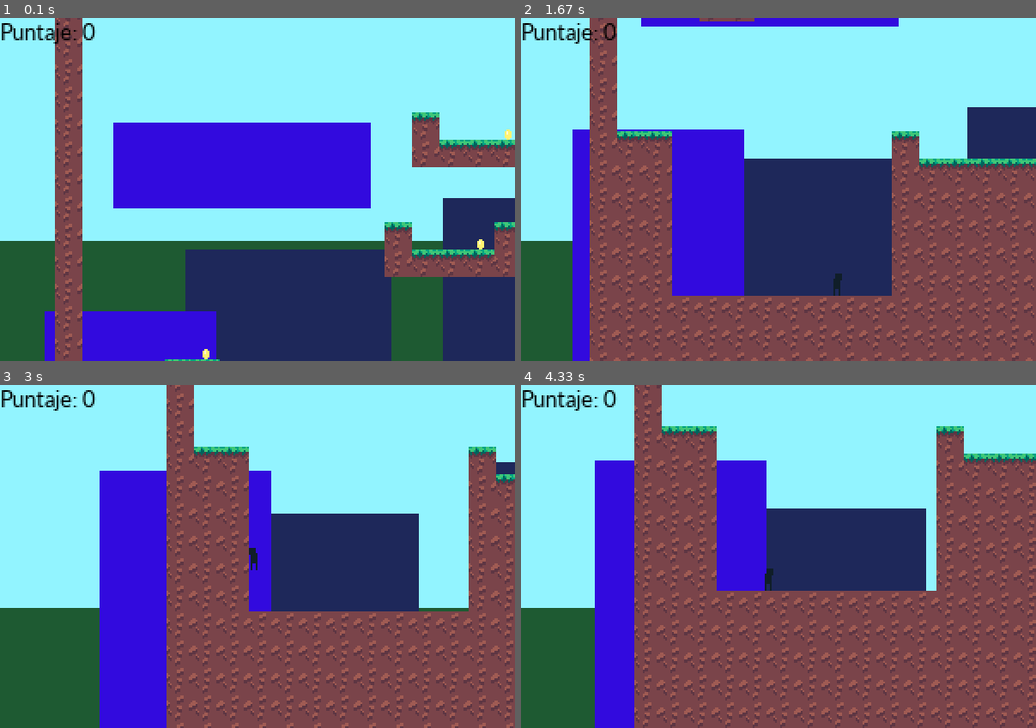
Above: before the commit, frames 1-4 (two rows, left to right).
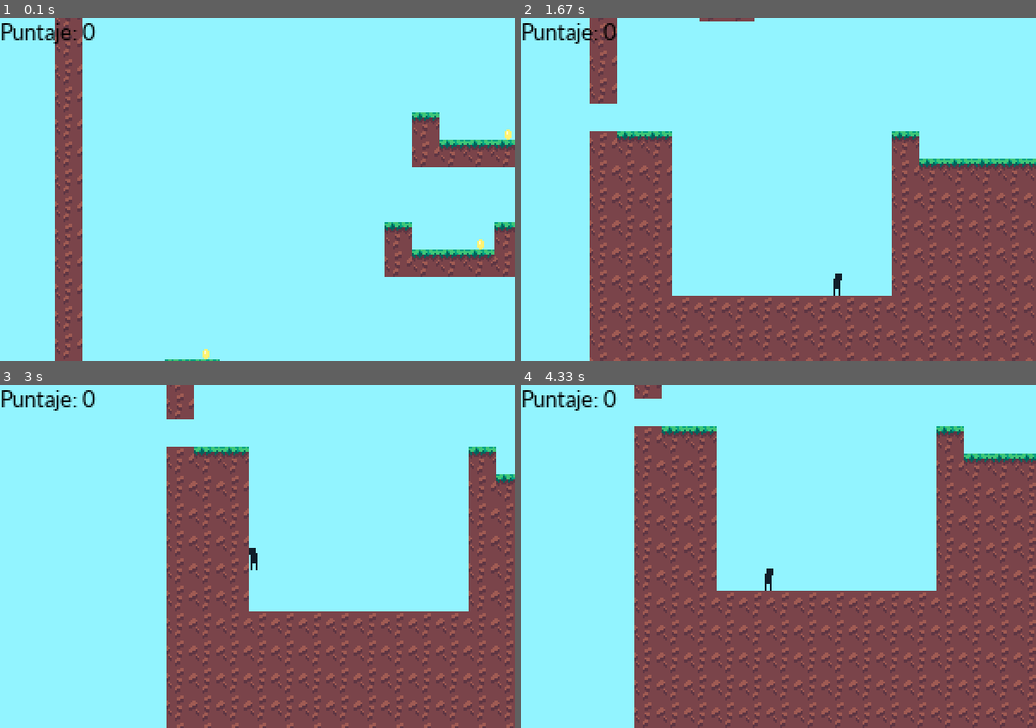
Above: after the commit, the same moments.

Repository: Kyozons/PasswordValidator
Game: pygame game, started from pygames/project_1/project.py
The game is run twice, just before and just after one commit, with the same random seed, the same clock (stepped at 60 frames per second) and the same inputs.
Inputs:
- Up to frame 1 (0.1 s): no input
- Up to frame 2 (1.67 s): hold Right 0.33-0.8 s; hold Up 0.83-1.13 s; hold Right 1.17-1.63 s
- Up to frame 3 (3 s): hold Left 1.67-2.2 s; hold Left 2.23-2.63 s; hold Up from 2.67 s (still down)
- Up to frame 4 (4.33 s): release Up at 3.03 s; hold Right 3.07-3.7 s; hold Left 3.73-4.2 s; hold Right from 4.23 s (still down)

The runs differ from the first frame. In frame 1, 45% of the frame differs, in the area x 0-100%, y 30-100%; in frame 2, 28%; in frame 3, 27%; in frame 4, 22%.

Commit message:
lotta changes

Diff:
--- a/pygames/project_1/data/myEngine.py
+++ b/pygames/project_1/data/myEngine.py
@@ -2,7 +2,8 @@
 
 def load_map(path):
     '''Takes a string with the name of the map to load.
-    returns a list of lists with the map info to render the tiles.'''
+    returns a list of lists with the map info to render
+    the tiles.'''
     with open(path + '.txt', 'r') as f:
 
         data = f.read()
@@ -14,7 +15,8 @@
 
 
 def collision_test(rect, tiles):
-    '''Test the given collider(Rect object) against the tiles and return a list for every tile that hits.'''
+    '''Test the given collider(Rect object) against the
+    tiles and return a list for every tile that hits.'''
     hit_list = []
     for tile in tiles:
         if rect.colliderect(tile):
@@ -23,8 +25,11 @@
 
 
 def move(rect, movement, tiles):
-    '''Takes the collider(Rect object) that want to move, the movement that you want to apply and the tiles list of your game.
-    Then returns the collider with the new coordinates to move and the type of collision that it makes with that movement.'''
+    '''Takes the collider(Rect object) that want to move,
+    the movement that you want to apply and the tiles
+    list of your game.Then returns the collider with the
+    new coordinates to move and the type of collision that
+    it makes with that movement.'''
     collision_type = {'right': False, 'left': False, 'top': False, 'bottom': False}
     rect.x += movement[0]
     hit_list = collision_test(rect, tiles)
@@ -45,3 +50,24 @@
             rect.top = tile.bottom
             collision_type['top'] = True
     return rect, collision_type
+
+
+def load_image(path,filename,x,y):
+    """Takes the path and filename of the image to load
+    and return the image object and image rect.
+    The x and y arguments are for setting the initial
+    position of the image."""
+    fullname = os.path.join(path, filename)
+    try:
+        image = pygame.image.load(fullname)
+        if image.get_alpha() is None:
+            image = image.convert()
+        else:
+            image = image.convert_alpha()
+        image_rect = image.get_rect()
+        image_rect.x = x
+        image_rect.y = y
+    except pygame.error as message:
+        print('No se pudo cargar la imagen ', fullname)
+        raise SystemExit(message)
+    return image, image_rect
--- a/pygames/project_1/map.txt
+++ b/pygames/project_1/map.txt
@@ -18,9 +18,9 @@
 1000000000000000000000000000000000000000110000221
 1000000000000000000000000000000022222220110000001
 1000000000000000000000000000000011111110112200001
-1000000000000000000000000000000011111110110000001
+0000000000000000000000000000000011111110110000001
 1220000000020000000000000000222211111110110000001
-1110000000012222222222222222111111111110110000001
+1110000000012222222222222222111111111110110000000
 1110000000011111111111111111111111111110112222221
 1110000000011111111111111111111111111110111111111
 1110000000011111111111111111111111111110111111111
--- /dev/null
+++ b/pygames/project_1/pong.py
@@ -0,0 +1,47 @@
+try:
+    import sys
+    import random
+    import math
+    import os
+    import getopt
+    import pygame
+    from data import myEngine as e
+    from socket import *
+    from pygame.locals import *
+except ImportError as err:
+    print(f'No se pudo importar {err}')
+    sys.exit(2)
+
+pygame.init()
+
+SCREEN_SIZE = (600,400)
+
+screen = pygame.display.set_mode((SCREEN_SIZE), 0,32)
+
+display = pygame.Surface((300,200))
+
+coin_image, coin_rect = e.load_image('data/images', 'coin.png', 0,0)
+coin_image.set_colorkey((255,255,255))
+
+player_image, player_rect = e.load_image('data/images/entities/player', 'player.png',50,50)
+player_image.set_colorkey((255,255,255))
+
+
+vertical_momentum = 0
+while True:
+
+    display.fill((146,244,255))
+    vertical_momentum += 0.2
+
+    display.blit(coin_image, coin_rect)
+
+    display.blit(player_image, player_rect)
+
+    surface = pygame.transform.scale(display, SCREEN_SIZE)
+    screen.blit(surface,(0,0))
+    for event in pygame.event.get():
+        if event.type == QUIT:
+            pygame.quit()
+            sys.exit()
+
+    pygame.display.update()
--- a/pygames/project_1/project.py
+++ b/pygames/project_1/project.py
@@ -8,8 +8,14 @@
 
     # Constant
     SCREEN_SIZE = (600, 400)
-
-    screen = pygame.display.set_mode((SCREEN_SIZE), 0, 32)
+    # screen = pygame.display.set_mode((SCREEN_SIZE), 0, 32)
+
+    bits = 0
+    modes = pygame.display.list_modes(bits)
+    if not modes:
+        print(f'{bits}-bit not supported')
+    else:
+        screen = pygame.display.set_mode((SCREEN_SIZE), 0, bits)
     pygame.display.set_caption('Primo Project')
 
     display = pygame.Surface((300,200))
@@ -24,6 +30,12 @@
     grass_image = pygame.image.load('data/images/grass.png')
     coin_image = pygame.image.load('data/images/coin.png').convert()
     coin_image.set_colorkey((255,255,255))
+    layer1_image = pygame.image.load('data/images/background/layer1.png').convert()
+    layer1_image.set_colorkey((255,255,255))
+    layer2_image = pygame.image.load('data/images/background/layer2.png').convert()
+    layer2_image.set_colorkey((255,255,255))
+    layer3_image = pygame.image.load('data/images/background/layer3.png').convert()
+    layer3_image.set_colorkey((255,255,255))
 
     player_flip = False
     # Text
@@ -41,7 +53,7 @@
     coins_collected = 0
     # Colliders
     player_rect = pygame.Rect(30,323,player_image.get_width(), player_image.get_height())
-
+    layer1_rect = pygame.Rect(0,0,layer1_image.get_width(), layer1_image.get_height())
     # Movement variables
     moving_right = False
     moving_left = False
@@ -69,21 +81,27 @@
     while True:  # Game Loop
         display.fill((146,244,255))
 
-
+        jumps_remaining = 2
         true_scroll[0] += (player_rect.x-true_scroll[0]-152)/20
         true_scroll[1] += (player_rect.y-true_scroll[1]-106)/20
         scroll = true_scroll.copy()
         scroll[0] = int(scroll[0])
         scroll[1] = int(scroll[1])
 
-        pygame.draw.rect(display,(30,90,50),pygame.Rect(0,130,300,70))
+
+        # pygame.draw.rect(display,(30,90,50),pygame.Rect(0-scroll[0]*0.25,130-scroll[1]*0.25,300,70))
         for background_object in background_objects:
             obj_rect = pygame.Rect(background_object[1][0]-scroll[0]*background_object[0],background_object[1][1]-scroll[1]*background_object[0],background_object[1][2],background_object[1][3])
             if background_object[0] == 0.5:
-                pygame.draw.rect(display,(50,10,222),obj_rect)
+                pass
+                # pygame.draw.rect(display,(50,10,222),obj_rect)
             else:
-                pygame.draw.rect(display,(30,40,90),obj_rect)
-
+                pass
+                # pygame.draw.rect(display,(30,40,90),obj_rect)
+
+
+
+        # print(player_rect)
 
 
         tile_rects = []
@@ -130,7 +148,6 @@
         display.blit(pygame.transform.flip(player_image, player_flip, False), (player_rect.x-scroll[0], player_rect.y-scroll[1]))
         surface = pygame.transform.scale(display, SCREEN_SIZE)
         screen.blit(surface,(0,0))
-
         player_movement = [0 ,0]
         if moving_right:
             player_movement[0] += 2
Empty file added: pygames/pong/engine.py
Empty file added: pygames/pong/pong.py
Binary file added: pygames/project_1/data/images/background/layer1.png
Binary file added: pygames/project_1/data/images/background/layer2.png
Binary file added: pygames/project_1/data/images/background/layer3.png
